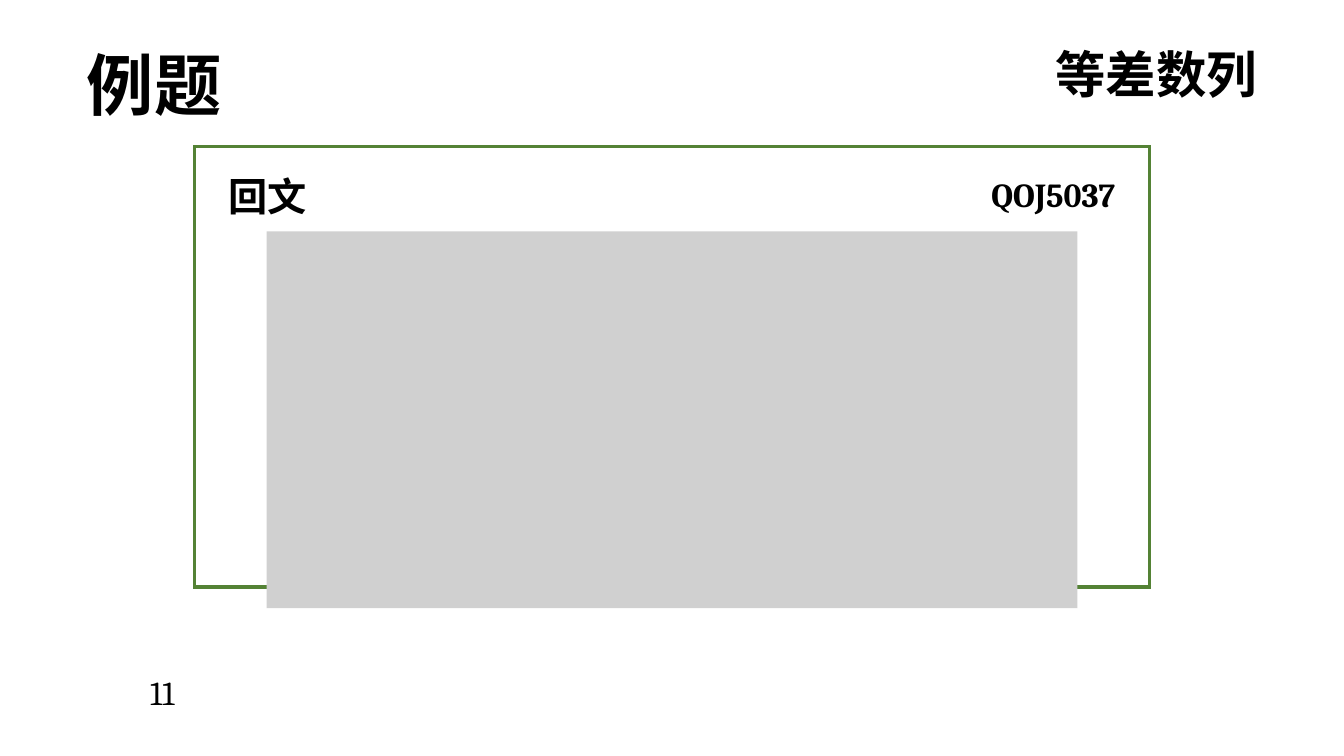
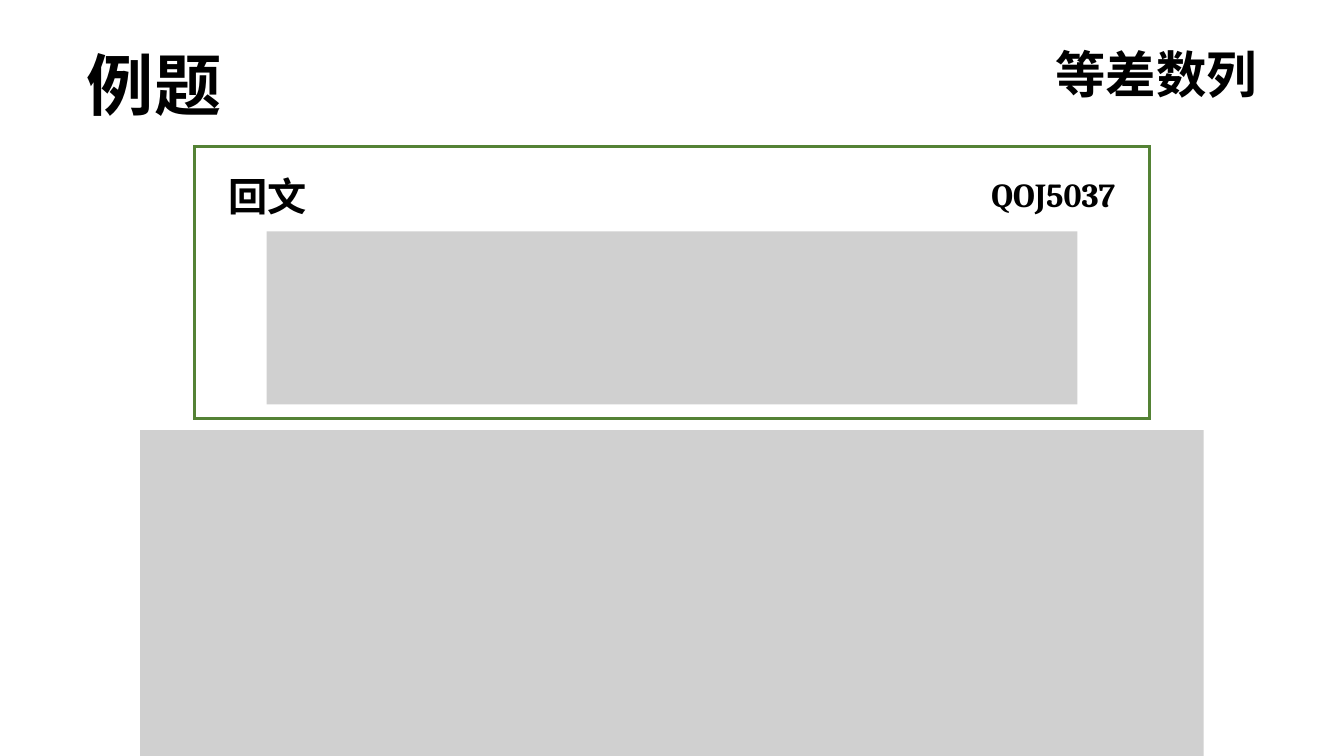
Before and after one commit to R-G-Mocoratioen/oi-slides, a slide deck: slide 22 of 20241214 讲课/字符串正课.pptx (slide 21 before the commit). Drawn at 1344x756 pixels with LibreOffice and Linux fonts; fonts in the diff are those of the drawing; grey boxes stand for pictures. Boxes give left, top, right and bottom in pixels: in the first picture for what was removed or moved away, otherwise in the second. Text is boxed around its words. In the diff, an @@ line names an element or a change of style, - is before the commit and + after.

```diff
--- a/20241214 讲课/字符串正课.pptx
+++ b/20241214 讲课/字符串正课.pptx
@@ rectangle resized from (x1=195, y1=147, x2=1149, y2=588) to (x1=195, y1=147, x2=1149, y2=419) @@
@@ picture resized from (x1=266, y1=232, x2=1078, y2=609) to (x1=266, y1=232, x2=1078, y2=405) @@
@@ picture added at (x1=140, y1=431, x2=1204, y2=756) @@
@@ text removed at (x1=150, y1=682, x2=174, y2=705) @@
-11
```
Also in this commit, not shown: 5 other slides changed, 2 slides added, 2 other files.
